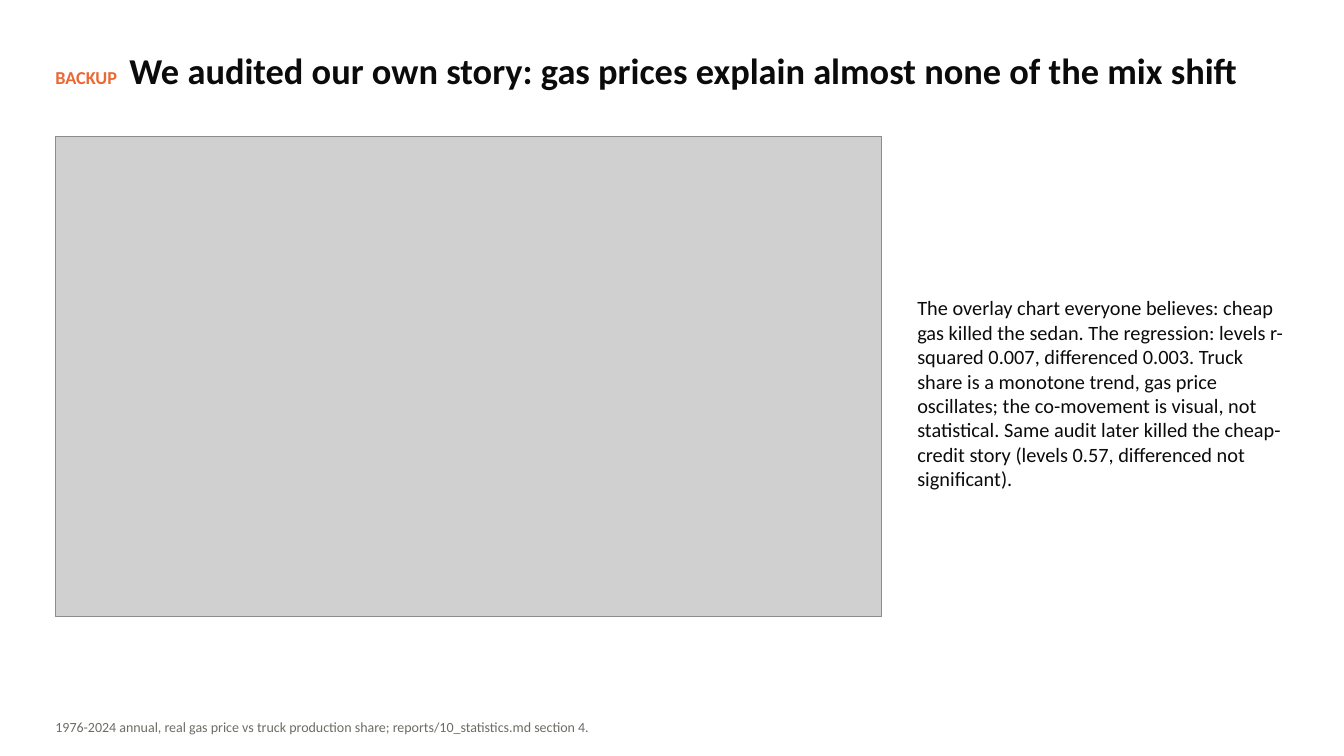
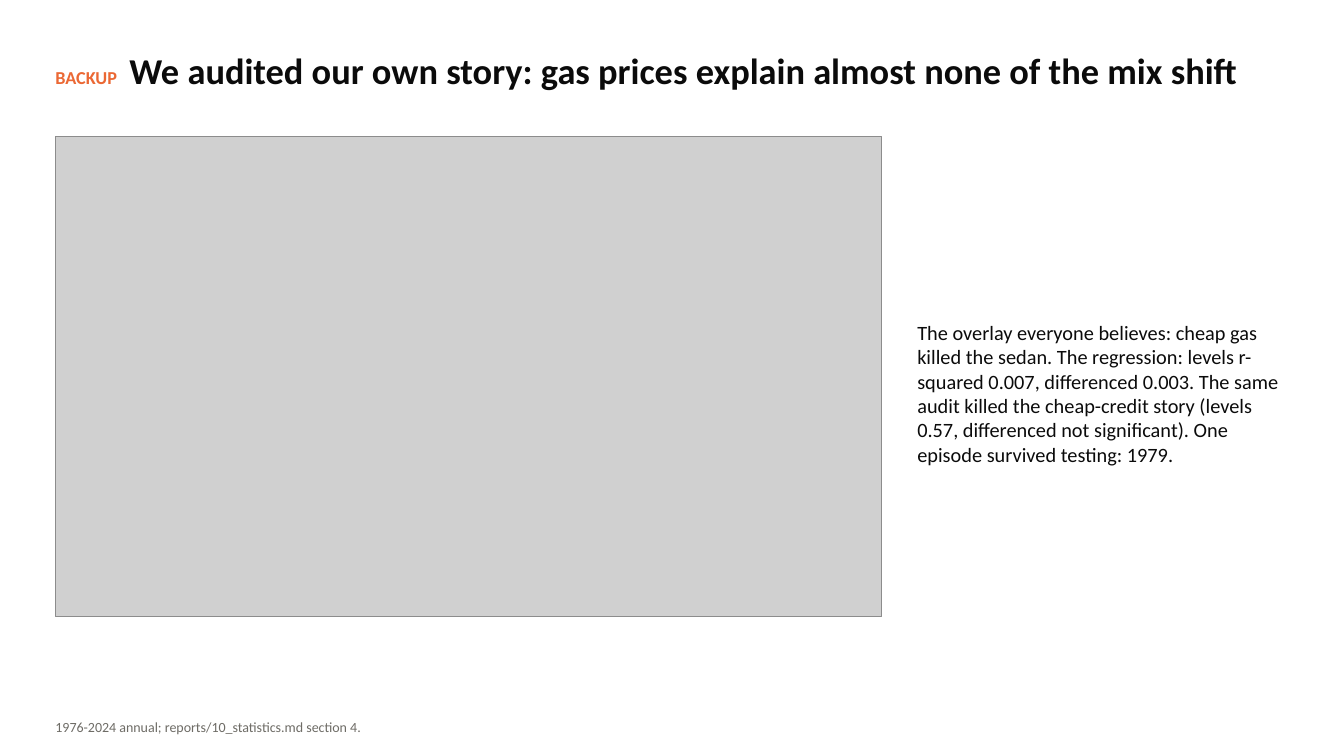
Before and after one commit to SCherwonik/OS3180, a slide deck: slide 23 of MPG Prediction Deck.pptx (slide 16 before the commit). Drawn at 1344x756 pixels with LibreOffice and Linux fonts; fonts in the diff are those of the drawing; grey boxes stand for pictures. Boxes give left, top, right and bottom in pixels: in the first picture for what was removed or moved away, otherwise in the second. Text is boxed around its words. In the diff, an @@ line names an element or a change of style, - is before the commit and + after.

```diff
--- a/MPG Prediction Deck.pptx
+++ b/MPG Prediction Deck.pptx
@@ text at (x1=917, y1=326, x2=1278, y2=466): text changed @@
-The overlay chart everyone believes: cheap gas killed the sedan. The regression: levels r-squared 0.007, differenced 0.003. Truck share is a monotone trend, gas price oscillates; the co-movement is visual, not statistical. Same audit later killed the cheap-credit story (levels 0.57, differenced not significant).
+The overlay everyone believes: cheap gas killed the sedan. The regression: levels r-squared 0.007, differenced 0.003. The same audit killed the cheap-credit story (levels 0.57, differenced not significant). One episode survived testing: 1979.
@@ text at (x1=55, y1=722, x2=361, y2=734): text changed @@
-1976-2024 annual, real gas price vs truck production share; reports/10_statistics.md section 4.
+1976-2024 annual; reports/10_statistics.md section 4.
```
Also in this commit, not shown: 20 other slides changed, 7 slides added, 3 slides removed, 3 other files.
